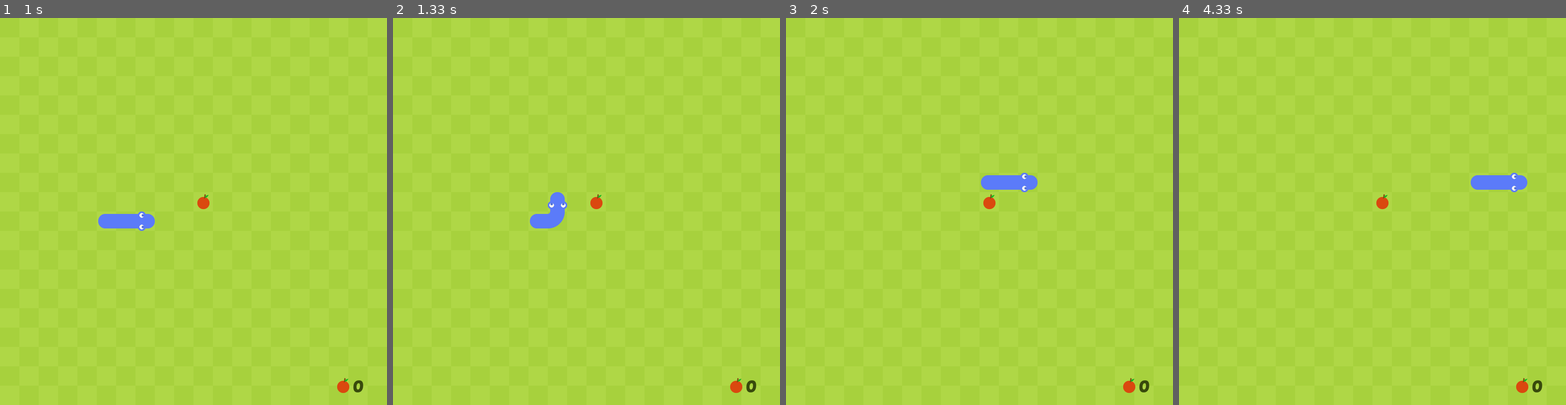
Above: before the commit, frames 1-4 (left to right).
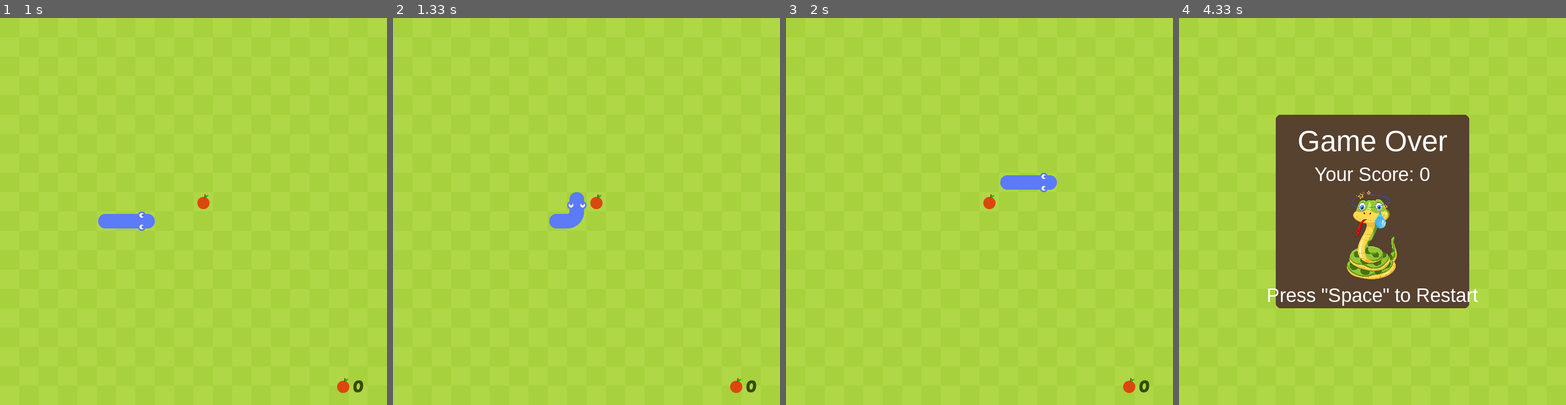
Above: after the commit, the same moments.

Repository: Y4nnik/codespaces-jupyter
Game: pygame game, started from snake.py
Two runs of this game, one before a commit and one after it. Both use one fixed random seed, a clock stepped at 60 frames per second and the inputs below.
Inputs:
- Up to frame 1 (1 s): tap Space at 0.33 s; hold Right from 0.67 s (still down)
- Up to frame 2 (1.33 s): release Right at 1.13 s; hold Up from 1.17 s (still down)
- Up to frame 3 (2 s): release Up at 1.47 s; hold Right 1.5-1.97 s
- Up to frame 4 (4.33 s): hold Left 2-2.53 s; hold Down 2.57-2.87 s; hold Left 2.9-3.3 s; hold Up 3.33-3.7 s; hold Right from 3.73 s (still down)

Frame 1 is identical in both runs. In frame 2, 0.8% of the frame differs, in the area x 35-50%, y 45-55%; in frame 3, 0.4%; in frame 4, 26%, in the area x 23-94%, y 25-97%.

Commit message:
added two new fruits

Diff:
--- a/snake.py
+++ b/snake.py
@@ -10,11 +10,26 @@
        self.pos = Vector2(self.x, self.y) # create a vector2 object with the x and y position
    def draw_fruit(self):
        fruit_rect = pygame.Rect(int(self.pos.x*cell_size), int(self.pos.y*cell_size), cell_size, cell_size)
-       screen.blit(apple, fruit_rect) # draw the fruit at the fruit_rect position
+       if is_speed == True:
+           screen.blit(speedapple, fruit_rect)
+       elif is_golden == True:
+            screen.blit(goldenapple, fruit_rect)
+       else:
+            screen.blit(apple, fruit_rect) # draw the fruit at the fruit_rect position
    def randomize(self):
        self.x = random.randint(0, cell_number-1) # create a random x position
        self.y = random.randint(0, cell_number-1) # create a random y position
        self.pos = Vector2(self.x, self.y) # create a vector2 object with the x and y position
+       chooser = random.randint(1, 10)
+       if chooser == 1 or chooser == 2:
+            global is_speed
+            is_speed = True
+       elif chooser == 3:
+            global is_golden
+            is_golden = True
+       else:
+            is_speed = False
+            is_golden = False
 class SNAKE:
     def __init__(self):
         self.body = [Vector2(5,10), Vector2(4,10), Vector2(3,10)]
@@ -89,6 +104,8 @@
             if self.new_block == True:
                 body_copy = self.body[:]
                 self.new_block = False
+            elif is_golden_ate == True:
+                body_copy = self.body[:]
             else:
                 body_copy = self.body[:-1] # create a copy of the body without the last element
             body_copy.insert(0, body_copy[0]+self.direction)
@@ -122,8 +139,16 @@
 
     def check_collision(self):
         if self.fruit.pos == self.snake.body[0]:
+            if is_speed == True:
+                global time
+                time = pygame.time.get_ticks()
+                self.snake.add_block()
+            elif is_golden == True:
+                global time2
+                time2 = pygame.time.get_ticks()
+            else:
+                self.snake.add_block()
             self.fruit.randomize()
-            self.snake.add_block()
             self.snake.play_crunch_sound()
         for block in self.snake.body[1:]:
             if block == self.fruit.pos:
@@ -139,6 +164,8 @@
         score = len(self.snake.body) - 3
         self.snake.reset()
         global pygame_state
+        global is_speed
+        is_speed = False
         pygame_state = "game_over"
 
     def draw_grass(self):
@@ -164,19 +191,33 @@
         screen.blit(score_surface,score_rect)
         screen.blit(apple,apple_rect)
 pygame.init()
+time = 0
+time2 = 0
+time_speed = 1000
+time_golden = 375
 cell_size = 40
 cell_number = 20
 pygame_state = "start"
 screen = pygame.display.set_mode((cell_number*cell_size, cell_number*cell_size))
 clock = pygame.time.Clock()
 running = True
+
 apple = pygame.image.load('graphics/apple.png').convert_alpha()
+speedapple = pygame.image.load('speedapple.png').convert_alpha()
+goldenapple = pygame.image.load('golden_apple.png').convert_alpha()
+
 sn = pygame.image.load('snake.png').convert_alpha()
 sn = pygame.transform.scale(sn, (200, 200))
 gosn = pygame.image.load('gameoversnake.png').convert_alpha()
 gosn = pygame.transform.scale(gosn, (200, 200))
 game_font = pygame.font.Font('PoetsenOne-Regular.ttf', 35) # create a font object
 score = 0
+
+is_speed = False
+is_speed_ate = False
+is_golden = False
+is_golden_ate = False
+
 main_game = MAIN()
 
 def draw_start_menu():
@@ -210,16 +251,26 @@
     screen.blit(gosn, snake_rect) # draw the fruit at the fruit_rect position
     screen.blit(score_screen, (cell_number*cell_size/2 - score_screen.get_width()/2, cell_number*cell_size/2 - 100))
     pygame.display.update()
-
 SCREEN_UPDATE = pygame.USEREVENT
-pygame.time.set_timer(SCREEN_UPDATE, 150)
-
+pygame.time.set_timer(SCREEN_UPDATE, 125)
+SCREEN_UPDATE2 = pygame.USEREVENT + 1
+pygame.time.set_timer(SCREEN_UPDATE2, 50)
 while running:
    for event in pygame.event.get():
+      if time + time_speed > pygame.time.get_ticks() and pygame.time.get_ticks() > 1000:
+                   is_speed_ate = True
+      else:
+                   is_speed_ate = False
+      if time2 + time_golden > pygame.time.get_ticks() and pygame.time.get_ticks() > 375:
+                     is_golden_ate = True
+      else:
+                     is_golden_ate = False
       if event.type == pygame.QUIT:
             pygame.quit()
             sys.exit()
-      if event.type == SCREEN_UPDATE and pygame_state == "game":
+      if event.type == SCREEN_UPDATE and pygame_state == "game" and is_speed_ate == False:
+            main_game.update()
+      if event.type == SCREEN_UPDATE2 and pygame_state == "game" and is_speed_ate == True:
             main_game.update()
       if event.type == pygame.KEYDOWN:
             if event.key == pygame.K_UP:
Binary file added: golden_apple.png
Binary file added: speedapple.png
